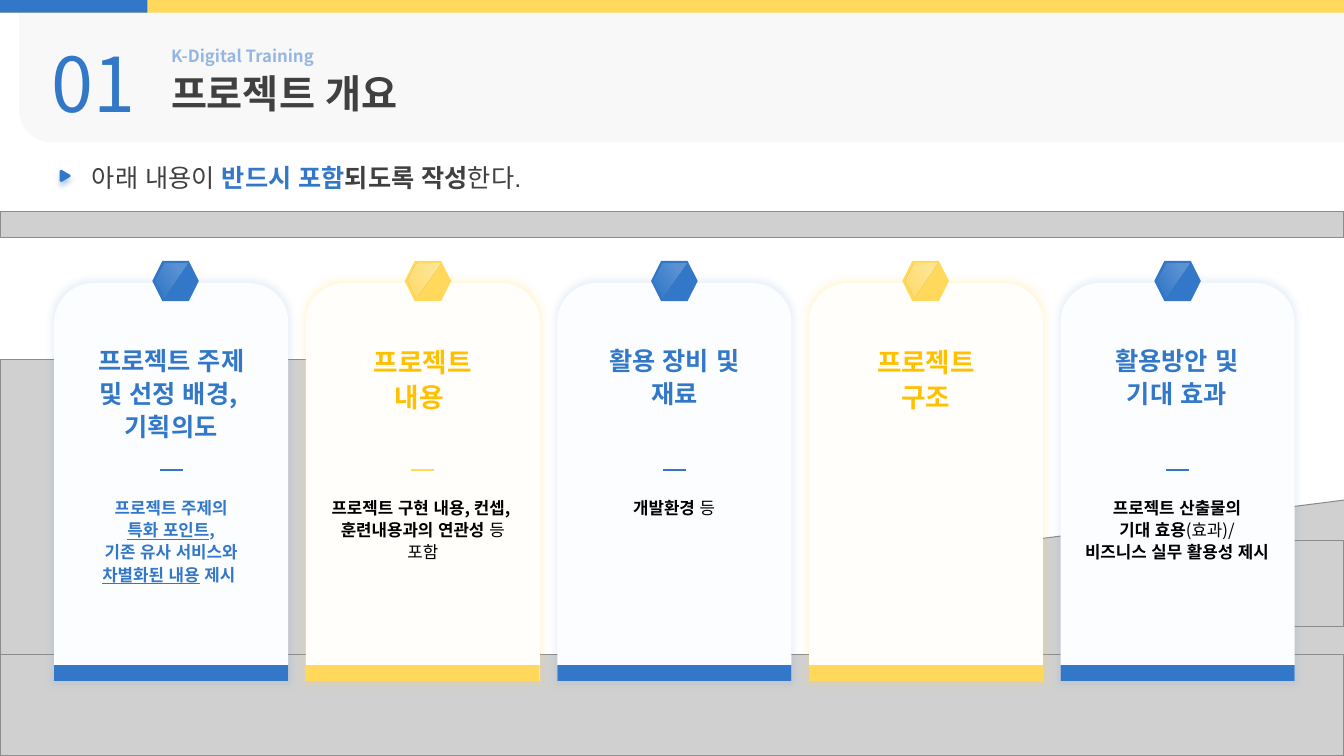
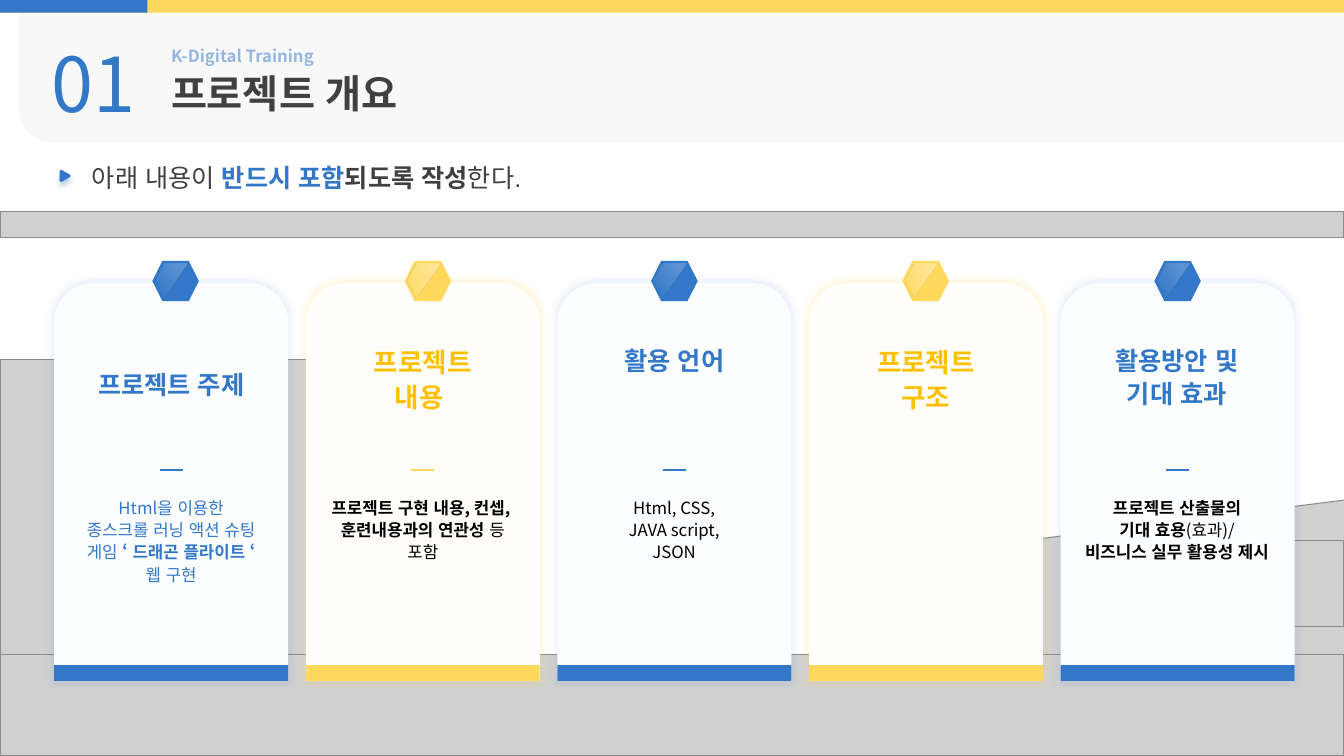
Before and after one commit to seojin0806/html_teamproject, a slide deck: slide 4 of 문서/제안서발표자료(수정중).pptx. Drawn at 1344x756 pixels with LibreOffice and Linux fonts; fonts in the diff are those of the drawing; grey boxes stand for pictures; background and template pictures are left out. Boxes give left, top, right and bottom in pixels: in the first picture for what was removed or moved away, otherwise in the second. Text is boxed around its words. In the diff, an @@ line names an element or a change of style, - is before the commit and + after.

```diff
--- a/문서/제안서발표자료(수정중).pptx
+++ b/문서/제안서발표자료(수정중).pptx
@@ text at (x1=624, y1=348, x2=724, y2=373): text changed @@
-활용 장비 및
-재료
+활용 언어
@@ text at (x1=98, y1=373, x2=244, y2=397): text changed @@
-프로젝트 주제 및 선정 배경,
-기획의도
+프로젝트 주제
@@ text at (x1=87, y1=500, x2=255, y2=583): text changed; bold off @@
-프로젝트 주제의
-특화 포인트,
-기존 유사 서비스와
-차별화된 내용 제시
+Html을 이용한
+종스크롤 러닝 액션 슈팅
+게임 ‘ 드래곤 플라이트 ‘
+웹 구현
@@ text at (x1=629, y1=500, x2=720, y2=559): text changed; bold off @@
-개발환경 등
+Html, CSS,
+JAVA script,
+JSON
```
